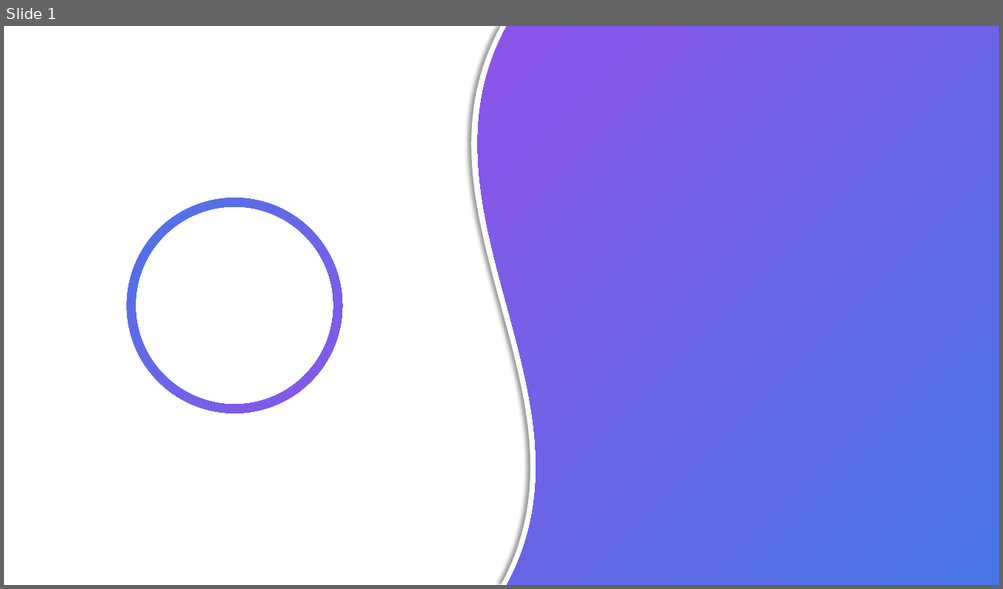
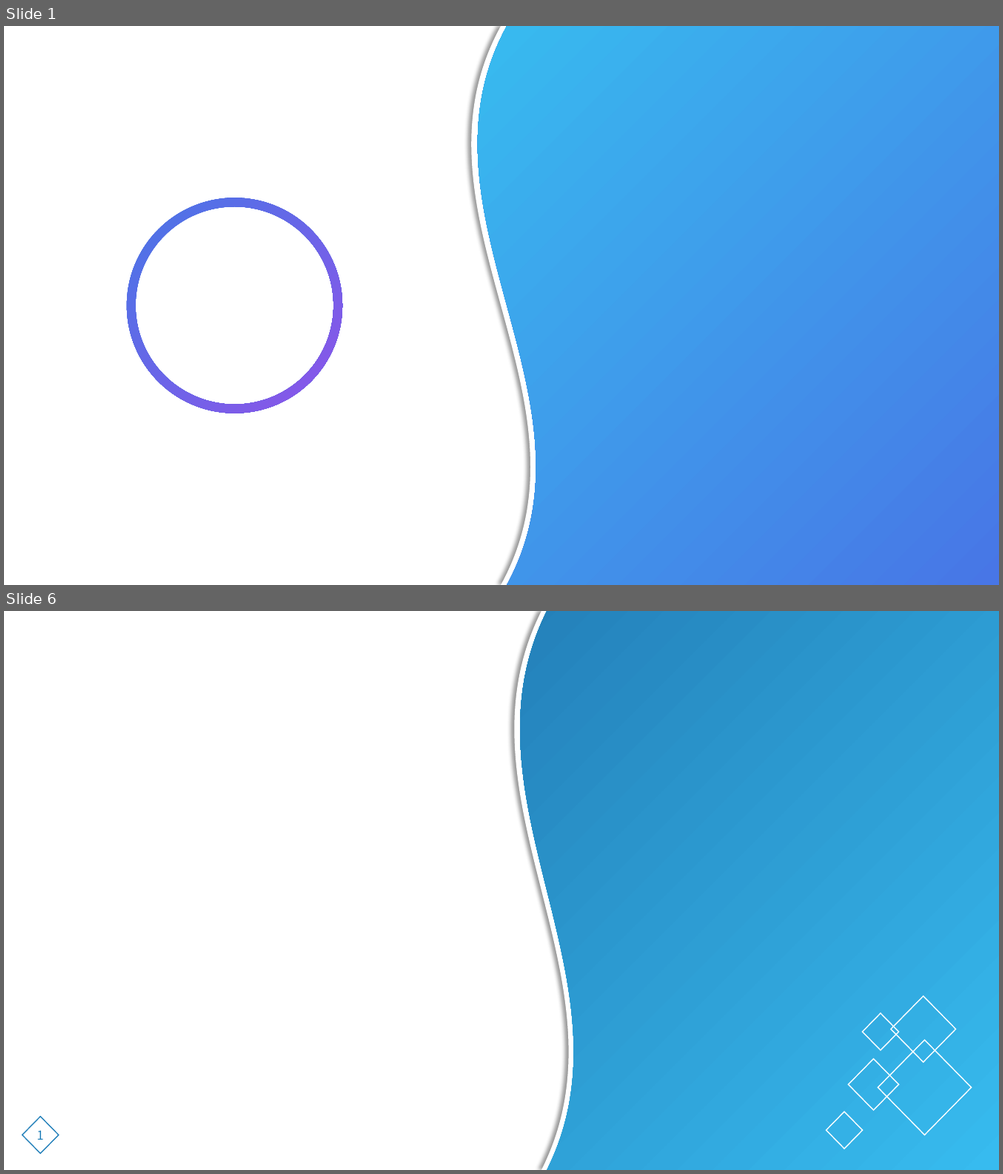
Before and after one commit to zyldgd/Graduation_Project, a slide deck: Thesis/ppt/论文答辩.pptx. Shown one above the other, each under a label of ours: slide 1 before the commit, slides 1 and 6 after it; the slides between them are not shown. The pictures are 1003x589 and 1003x1174 pixels, drawn with LibreOffice and Linux fonts; fonts in the diff are those of the drawing. Boxes give left, top, right and bottom in pixels: in the first picture for what was removed or moved away, otherwise in the second. Text is boxed around its words. In the diff, an @@ line names an element or a change of style, - is before the commit and + after.

```diff
--- a/Thesis/ppt/论文答辩.pptx
+++ b/Thesis/ppt/论文答辩.pptx
@@ slide 6 added at <box>4,611,999,1170</box>, background #FFFFFF @@
@@ freeform shape added at <box>515,611,999,1170</box>, fill #FFFFFF @@
@@ freeform shape added at <box>521,611,999,1170</box>, fill gradient #37BBEF to #2481BA @@
@@ diamond added at <box>891,997,956,1063</box>, outline #FFFFFF 1 pt @@
@@ diamond added at <box>862,1014,899,1051</box>, outline #FFFFFF 1 pt @@
@@ diamond added at <box>878,1040,971,1136</box>, outline #FFFFFF 1 pt @@
@@ diamond added at <box>848,1059,899,1111</box>, outline #FFFFFF 1 pt @@
@@ diamond added at <box>22,1117,59,1154</box>, outline #2481BA 1 pt, 12 pt, text #2481BA @@
+1
@@ diamond added at <box>826,1113,862,1150</box>, outline #FFFFFF 1 pt @@
@@ slide 1 changed as well @@
@@ freeform shape at <box>478,26,999,585</box>: fill gradient #4876E6 to #8D54E9 to gradient #4876E6 to #37BBEF @@
```
Also in this commit, not shown: 26 other slides added, 1 slide removed, 1 other file.
